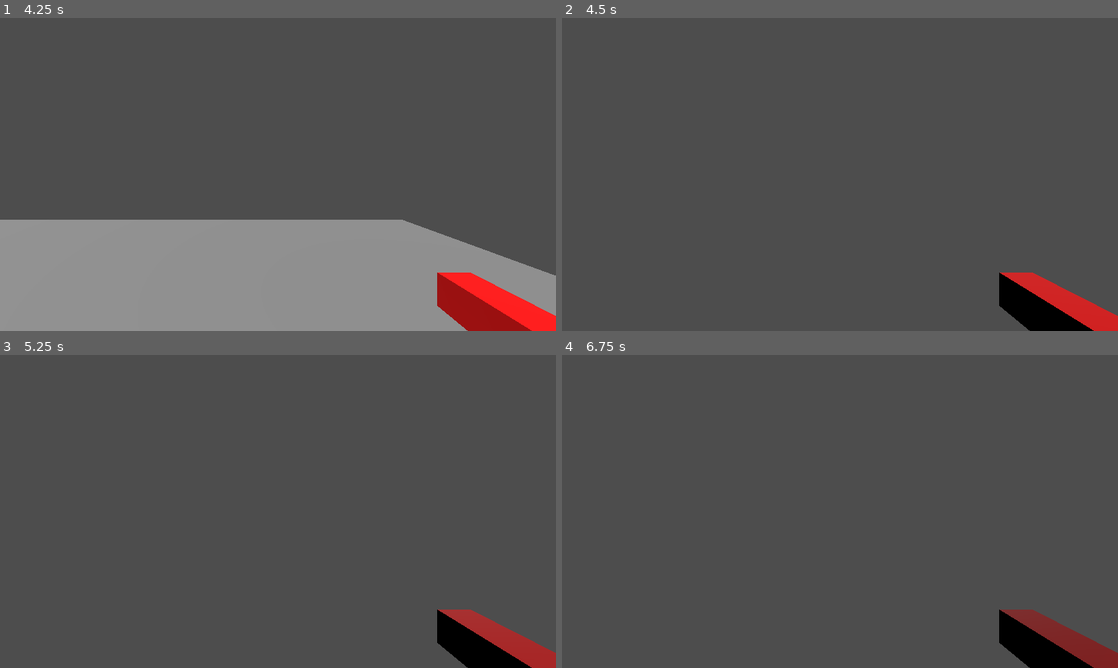
Above: before the commit, frames 1-4 (two rows, left to right).
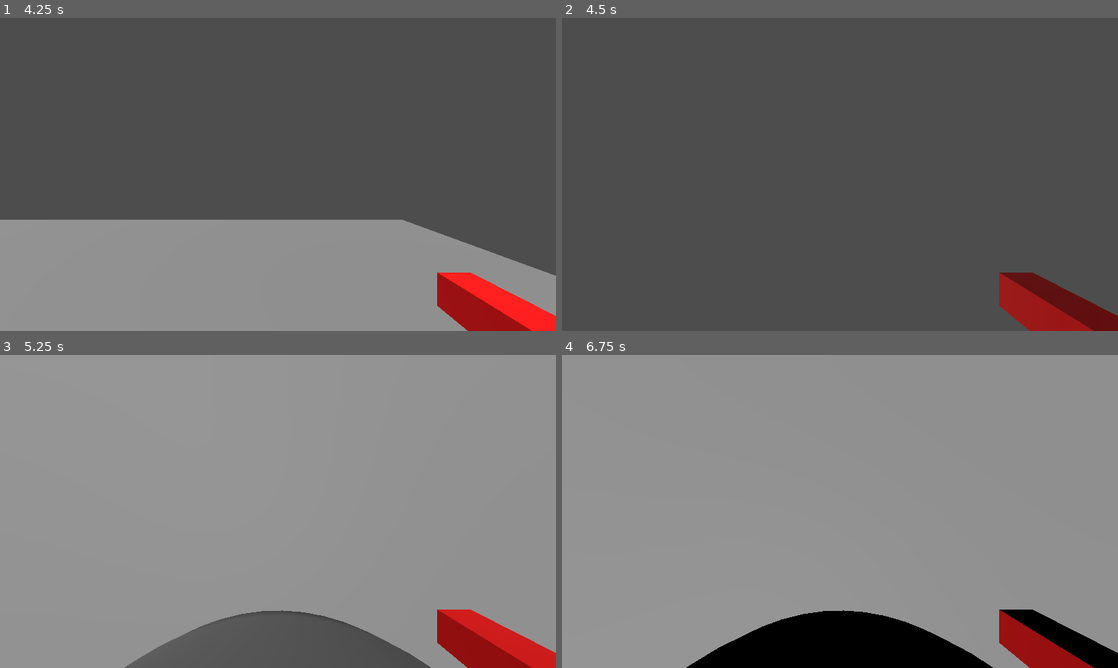
Above: after the commit, the same moments.

Repository: Skulhunter5/gaki-projekt
Game: Godot game, scene res://scenes/World.tscn
The game is run twice, just before and just after one commit, with the same random seed, the same clock (stepped at 60 frames per second) and the same inputs.
Inputs (mouse positions are in pixels of both pictures, inside the frame that each line leads up to):
- Up to frame 1 (4.25 s): tap Enter at 0.5 s; move the mouse to (400, 158) at 0.52 s; hold D (walk_right) 0.53-1.28 s; tap Space (jump) at 0.6, 0.77, 1.07, 1.52, 1.55, 1.82, 2.1, 3.02, 3.05, 3.32, 3.6, 3.77, 4.07 s; move the mouse to (166, 190) at 1.27 s; hold S (walk_backwards) 1.28-2.03 s; click (166, 190) at 1.35 s; move the mouse to (333, 105) at 2.02 s; hold D (walk_right) 2.03-2.78 s; move the mouse to (250, 237) at 2.77 s; hold W (walk_forwards) 2.78-3.53 s; click (250, 237) at 2.85 s; move the mouse to (444, 221) at 3.52 s; hold A (walk_left) from 3.53 s (still down); tap Escape (pause) at 4.15 s
- Up to frame 2 (4.5 s): move the mouse to (795, 171) at 4.27 s; release A (walk_left) at 4.28 s; hold W (walk_forwards) from 4.28 s (still down); click (795, 171) at 4.35 s
- Up to frame 3 (5.25 s): keep holding W (walk_forwards); tap Space (jump) at 4.52, 4.55, 4.82, 5, 5.1 s; move the mouse to (283, 511) at 5.02 s
- Up to frame 4 (6.75 s): tap Enter at 5.75 s; move the mouse to (817, 505) at 5.77 s; release W (walk_forwards) at 5.78 s; hold D (walk_right) 5.78-6.53 s; click (817, 505) at 5.85 s; tap Space (jump) at 6.02, 6.05, 6.32, 6.6 s; move the mouse to (867, 511) at 6.52 s; hold W (walk_forwards) from 6.53 s (still down)

Frame 1 is identical in both runs. In frame 2, 2.7% of the frame differs, in the area x 78-100%, y 81-100%; in frame 3, 93%; in frame 4, 100%, in the area x 0-100%, y 0-100%.

Commit message:
style: moved lines around and specified more types
Some vars didn't have any types, which are now added as well as some
restructuring due to refactoring the whole playercontroller and adding
crouching

Diff:
--- a/scenes/Player/player.gd
+++ b/scenes/Player/player.gd
@@ -1,16 +1,16 @@
 extends CharacterBody3D
 
 @export var speed = 5.0
-@export var jump_velocity = 4.5
 
+@export var jump_velocity : float = 4.5
 @export var tilt_limit = deg_to_rad(75)
-@export_range(0.0,1.0) var mouse_sensitivity = 0.01
+@export_range(0.0,1.0) var mouse_sensitivity : float = 0.5
+var paused : bool = true
 
 @onready var _camera_pivot := $CameraPivot as Node3D
 @onready var weapon := $CameraPivot/WeaponMount/Weapon as Node3D
 
 var target_velocity: Vector3 = Vector3.ZERO
-var paused: bool = true
 
 func _physics_process(delta: float) -> void:
 
@@ -38,7 +38,7 @@
 
 func _input(event: InputEvent) -> void:
 	if event.is_action_pressed("pause"):
-		paused = !paused
+		paused = not paused
 		if paused:
 			Input.mouse_mode = Input.MOUSE_MODE_VISIBLE
 		else:
